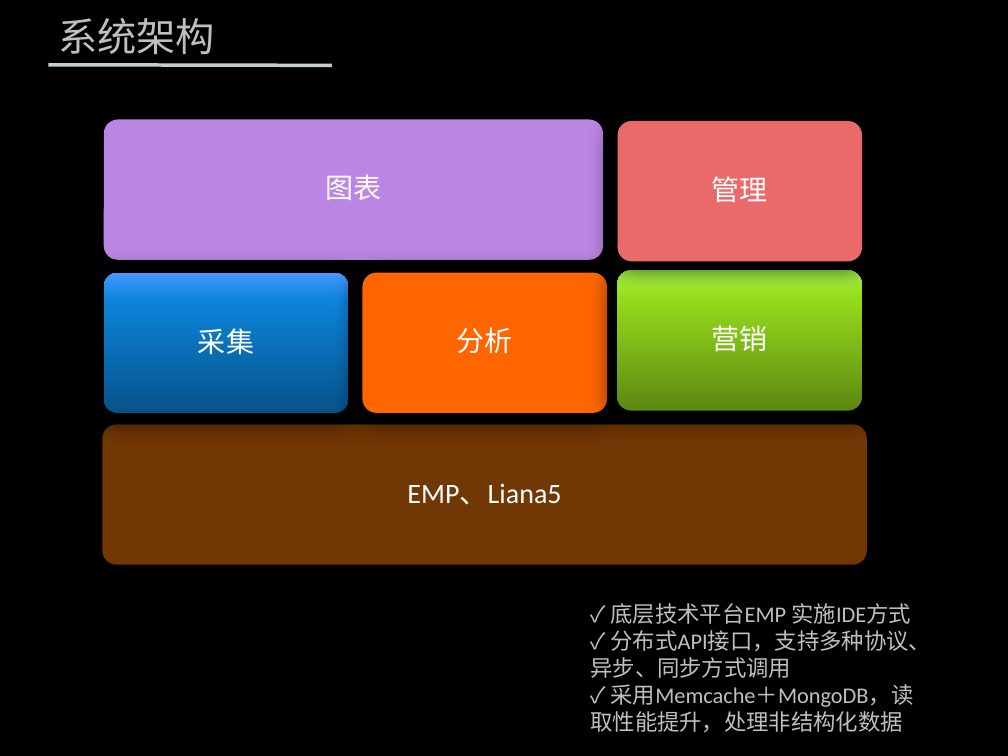
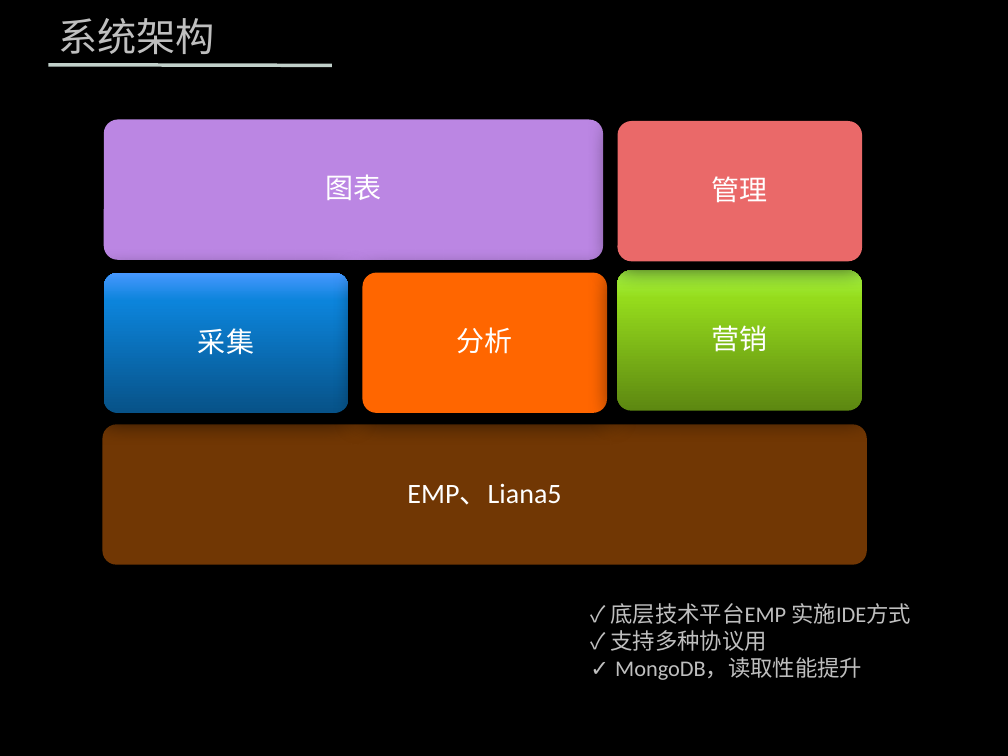
Before and after one commit to zhenghong/UBP, a slide deck: slide 6 of 营销.pptx. Drawn at 1008x756 pixels with LibreOffice and Linux fonts; fonts in the diff are those of the drawing; background and template pictures are left out. Boxes give left, top, right and bottom in pixels: in the first picture for what was removed or moved away, otherwise in the second. Text is boxed around its words. In the diff, an @@ line names an element or a change of style, - is before the commit and + after.

```diff
--- a/营销.pptx
+++ b/营销.pptx
@@ text at [611, 630, 862, 680]: text changed @@
-✓ 分布式API接口，支持多种协议、异步、同步方式调用
-✓ 采用Memcache＋MongoDB，读取性能提升，处理非结构化数据
+✓ 支持多种协议用
+✓ MongoDB，读取性能提升
```
Also in this commit, not shown: 2 other slides changed, 1 slide added, 5 other files.
